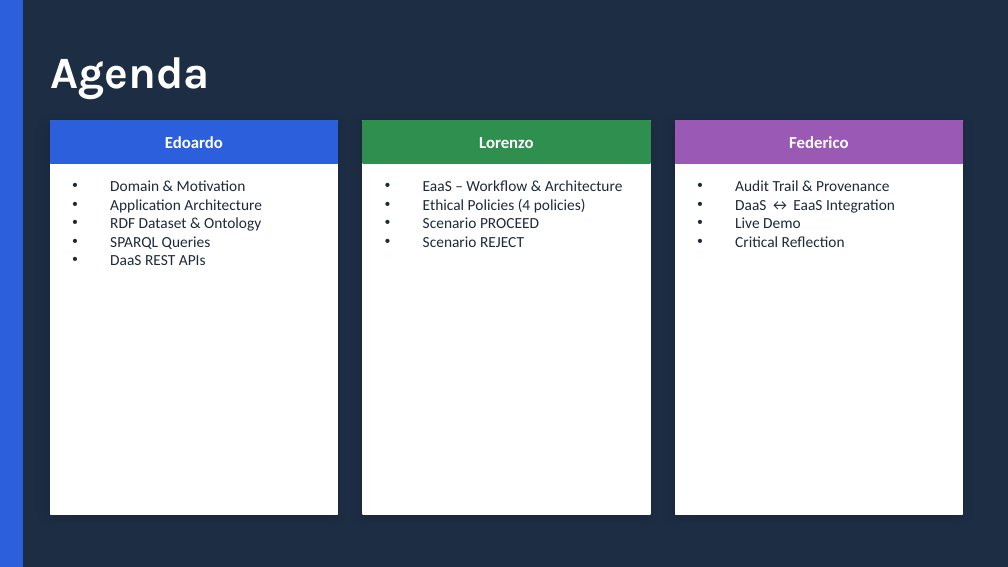
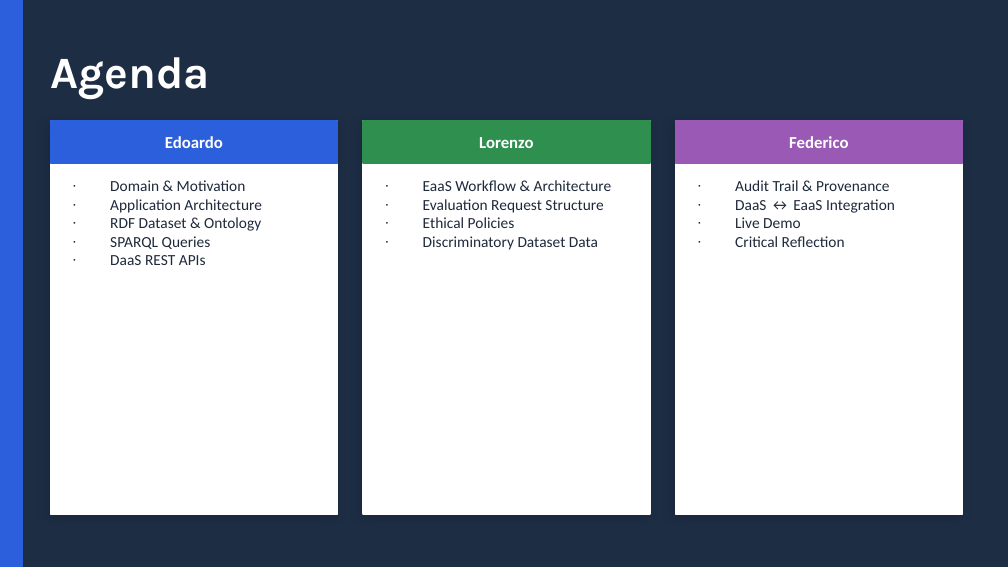
Before and after one commit to ediscota/SOSE-Homework, a slide deck: slide 2 of slides/SoSE-Employment-DaaS-EaaS.pptx. Drawn at 1008x567 pixels with LibreOffice and Linux fonts; fonts in the diff are those of the drawing. Boxes give left, top, right and bottom in pixels: in the first picture for what was removed or moved away, otherwise in the second. Text is boxed around its words. In the diff, an @@ line names an element or a change of style, - is before the commit and + after.

Commit message:
Updated slides

```diff
--- a/slides/SoSE-Employment-DaaS-EaaS.pptx
+++ b/slides/SoSE-Employment-DaaS-EaaS.pptx
@@ text "Domain & Motivation" at (110, 180, 262, 265): bullet • to ∙ @@
@@ text "Audit Trail & Provenance" at (735, 180, 895, 247): bullet • to ∙ @@
@@ text at (423, 180, 612, 250): text changed @@
-• EaaS – Workflow & Architecture
-• Ethical Policies (4 policies)
-• Scenario PROCEED
-• Scenario REJECT
+∙ EaaS Workflow & Architecture
+∙ Evaluation Request Structure
+∙ Ethical Policies
+∙ Discriminatory Dataset Data
```
Also in this commit, not shown: 6 other slides changed.
